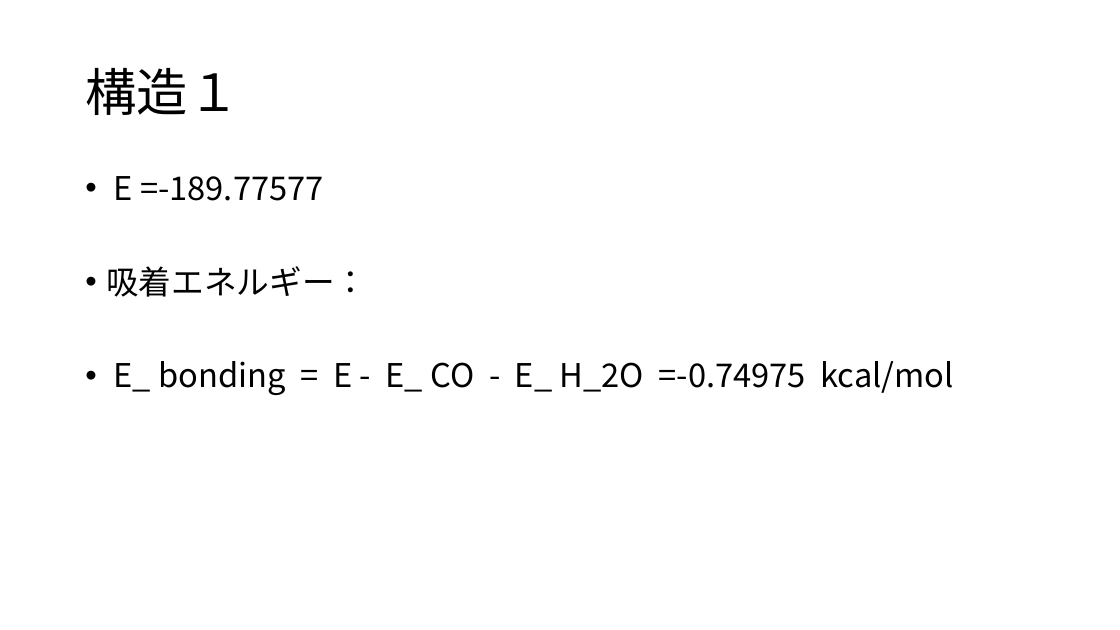
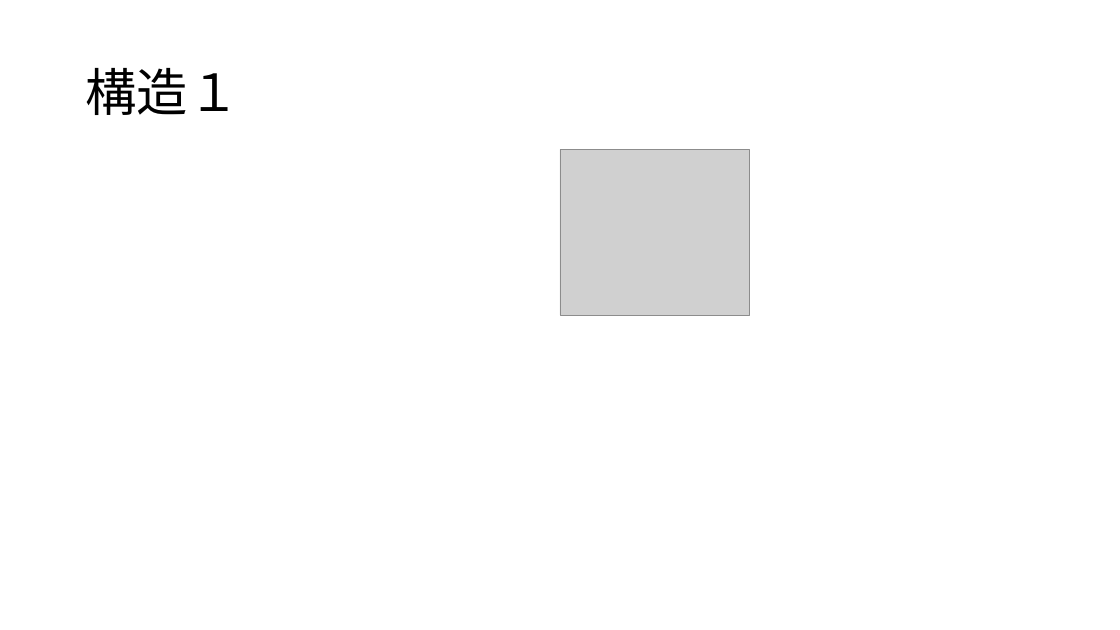
Before and after one commit to tabiseal/Qpcdata, a slide deck: slide 9 of 20230623pre.pptx. Drawn at 1120x630 pixels with LibreOffice and Linux fonts; fonts in the diff are those of the drawing; grey boxes stand for pictures. Boxes give left, top, right and bottom in pixels: in the first picture for what was removed or moved away, otherwise in the second. Text is boxed around its words. In the diff, an @@ line names an element or a change of style, - is before the commit and + after.

```diff
--- a/20230623pre.pptx
+++ b/20230623pre.pptx
@@ text removed at (106,176,953,395) @@
-• E =-189.77577
-• 吸着エネルギー：
-• E_ bonding = E - E_ CO - E_ H_2O =-0.74975 kcal/mol
@@ picture added at (560,150,749,315) @@
```
Also in this commit, not shown: 12 other slides changed, 8 slides added, 9 slides removed.
